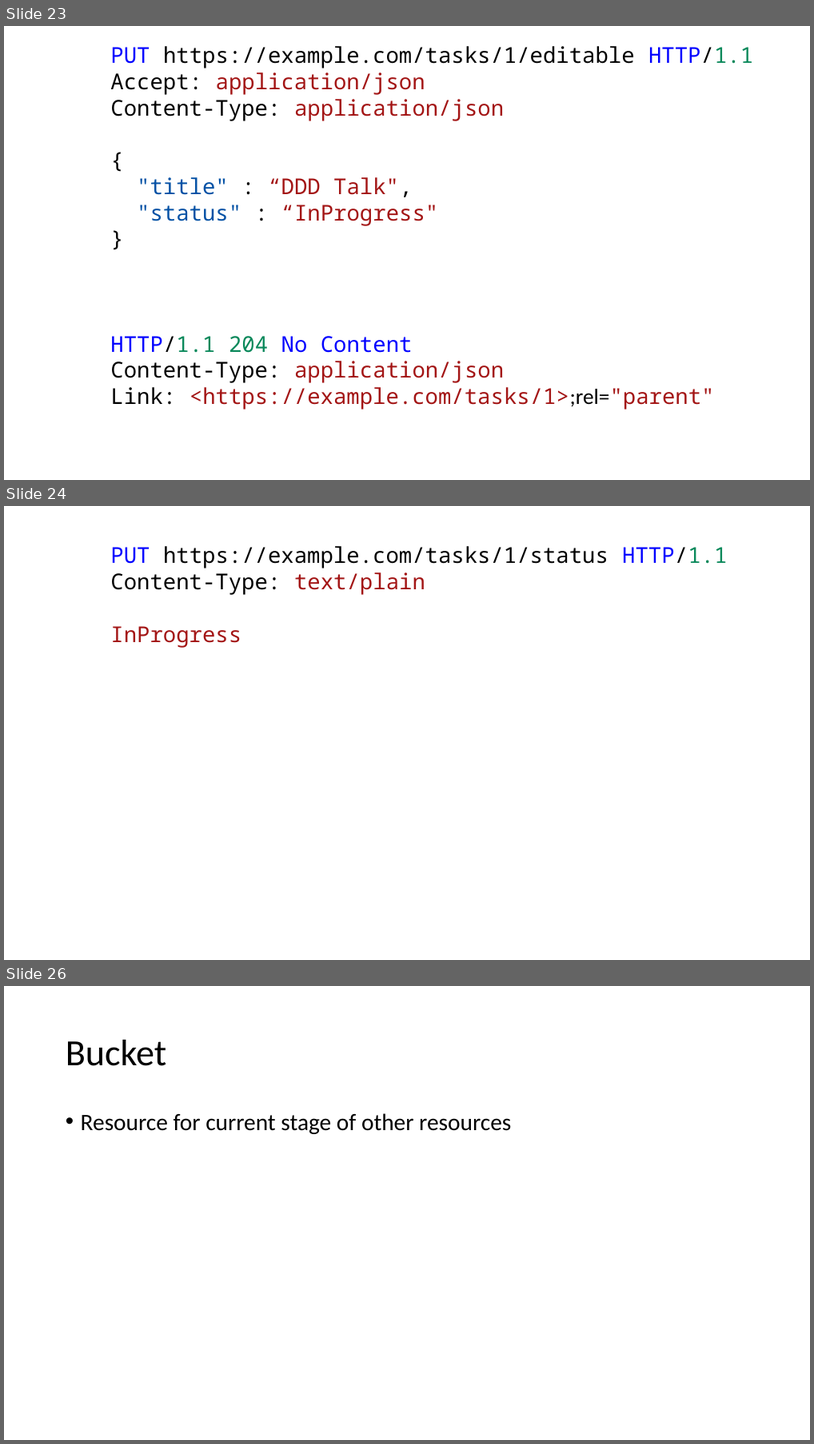
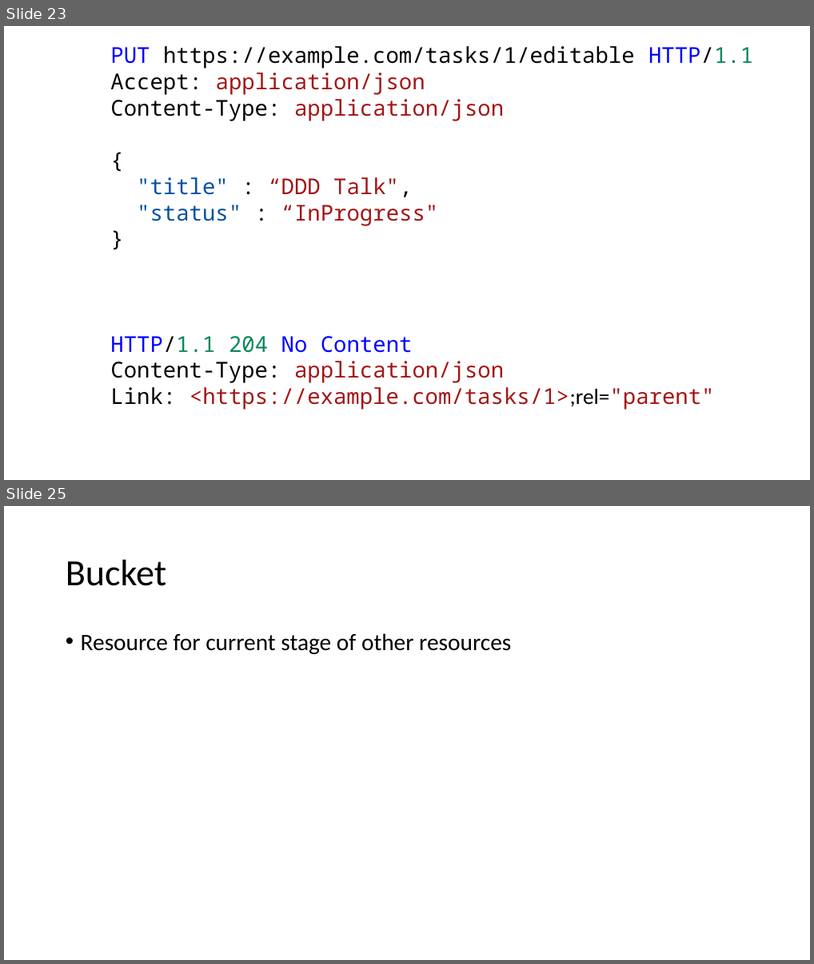
Before and after one commit to holytshirt/httpapipatterns, a slide deck: http api patterns.pptx. Shown one above the other, each under a label of ours: slides 23, 24 and 26 before the commit, slides 23 and 25 after it; the slides between them are not shown. The pictures are 814x1444 and 814x964 pixels, drawn with LibreOffice and Linux fonts; fonts in the diff are those of the drawing. Boxes give left, top, right and bottom in pixels: in the first picture for what was removed or moved away, otherwise in the second. Text is boxed around its words. In the diff, an @@ line names an element or a change of style, - is before the commit and + after.

```diff
--- a/http api patterns.pptx
+++ b/http api patterns.pptx
@@ slide 24 removed at (4,506,810,960), background #FFFFFF @@
@@ text removed at (110,546,727,648) @@
-PUT https://example.com/tasks/1/status HTTP/1.1
-Content-Type: text/plain
-InProgress
@@ what was slide 26 is now slide 25 @@
```
Also in this commit, not shown: 4 slides changed.
